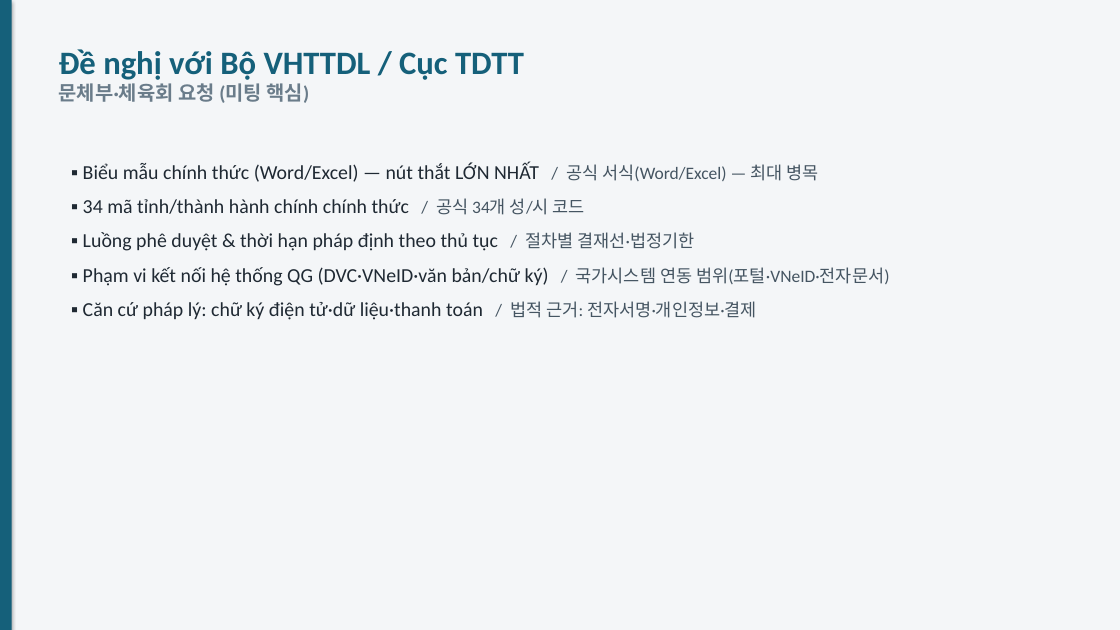
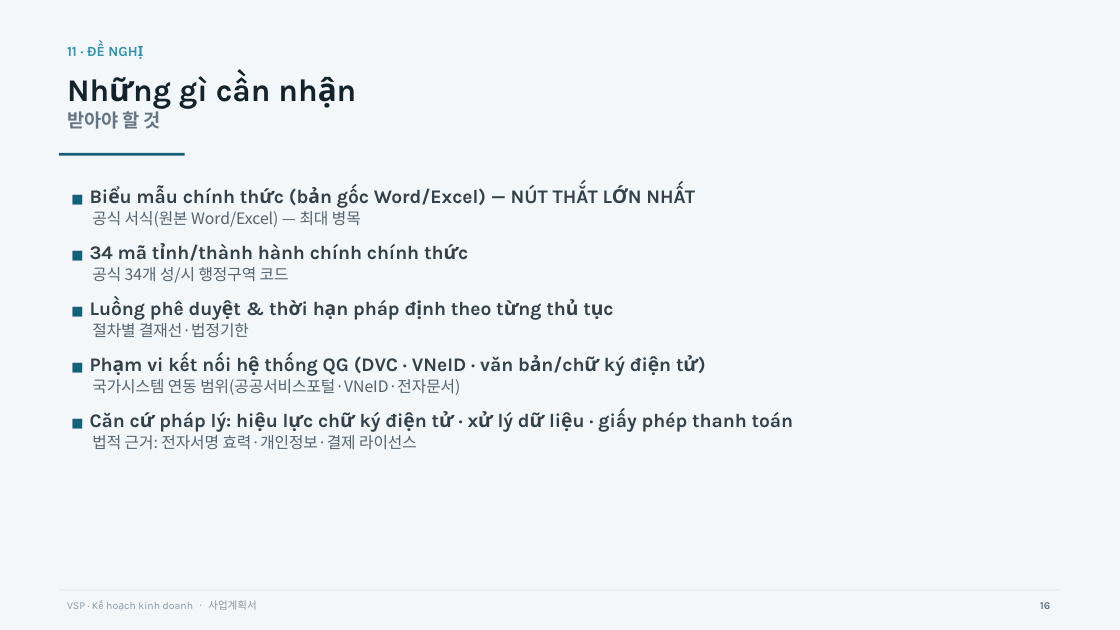
Before and after one commit to Weviko/VSP, a slide deck: slide 16 of docs/VSP-사업계획-슬라이드.pptx (slide 13 before the commit). Drawn at 1120x630 pixels with LibreOffice and Linux fonts; fonts in the diff are those of the drawing. Boxes give left, top, right and bottom in pixels: in the first picture for what was removed or moved away, otherwise in the second. Text is boxed around its words. In the diff, an @@ line names an element or a change of style, - is before the commit and + after.

```diff
--- a/docs/VSP-사업계획-슬라이드.pptx
+++ b/docs/VSP-사업계획-슬라이드.pptx
@@ background #F4F6F8 to #F4F7F9 @@
@@ rectangle removed at (0, 0, 12, 630) @@
@@ text removed at (59, 49, 524, 103) @@
-Đề nghị với Bộ VHTTDL / Cục TDTT
-문체부·체육회 요청 (미팅 핵심)
@@ text added at (67, 46, 143, 59), 12 pt, text #2E92B0, bold @@
+11 · ĐỀ NGHỊ
@@ text added at (67, 76, 208, 129), 27 pt, text #14222B, bold @@
+Những gì cần nhận
+받아야 할 것
@@ rectangle added at (59, 153, 185, 155), fill #15607A @@
@@ text at (90, 186, 794, 449): text changed; size 17 to 16.5 pt; font Calibri to Karla; text colour #1F2933 to #33414B; bold on @@
-▪ Biểu mẫu chính thức (Word/Excel) — nút thắt LỚN NHẤT / 공식 서식(Word/Excel) — 최대 병목
-▪ 34 mã tỉnh/thành hành chính chính thức / 공식 34개 성/시 코드
-▪ Luồng phê duyệt & thời hạn pháp định theo thủ tục / 절차별 결재선·법정기한
-▪ Phạm vi kết nối hệ thống QG (DVC·VNeID·văn bản/chữ ký) / 국가시스템 연동 범위(포털·VNeID·전자문서)
-▪ Căn cứ pháp lý: chữ ký điện tử·dữ liệu·thanh toán / 법적 근거: 전자서명·개인정보·결제
+■ Biểu mẫu chính thức (bản gốc Word/Excel) — NÚT THẮT LỚN NHẤT
+공식 서식(원본 Word/Excel) — 최대 병목
+■ 34 mã tỉnh/thành hành chính chính thức
+공식 34개 성/시 행정구역 코드
+■ Luồng phê duyệt & thời hạn pháp định theo từng thủ tục
+절차별 결재선·법정기한
+■ Phạm vi kết nối hệ thống QG (DVC · VNeID · văn bản/chữ ký điện tử)
+국가시스템 연동 범위(공공서비스포털·VNeID·전자문서)
+■ Căn cứ pháp lý: hiệu lực chữ ký điện tử · xử lý dữ liệu · giấy phép thanh toán
+법적 근거: 전자서명 효력·개인정보·결제 라이선스
@@ text added at (67, 600, 256, 610), 9 pt, text #8A99A6 @@
+VSP · Kế hoạch kinh doanh · 사업계획서
@@ text added at (1040, 602, 1050, 609), 9 pt, text #647585, bold @@
+16
```
Also in this commit, not shown: 14 other slides changed, 4 slides added, 1 slide removed.
